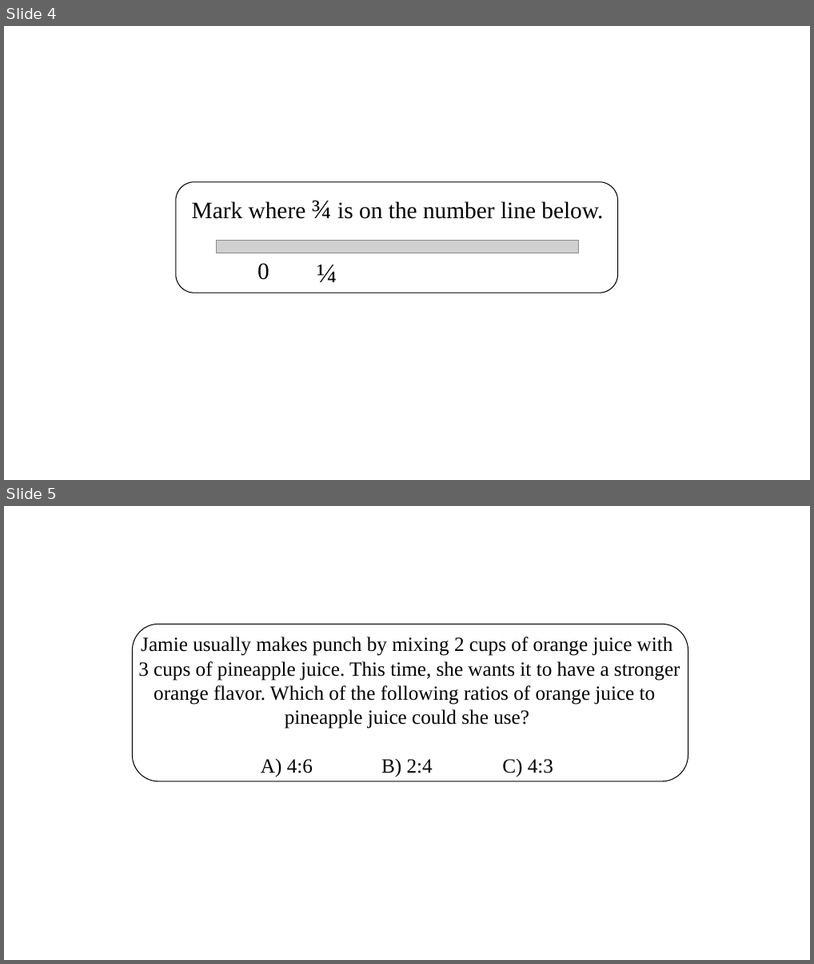
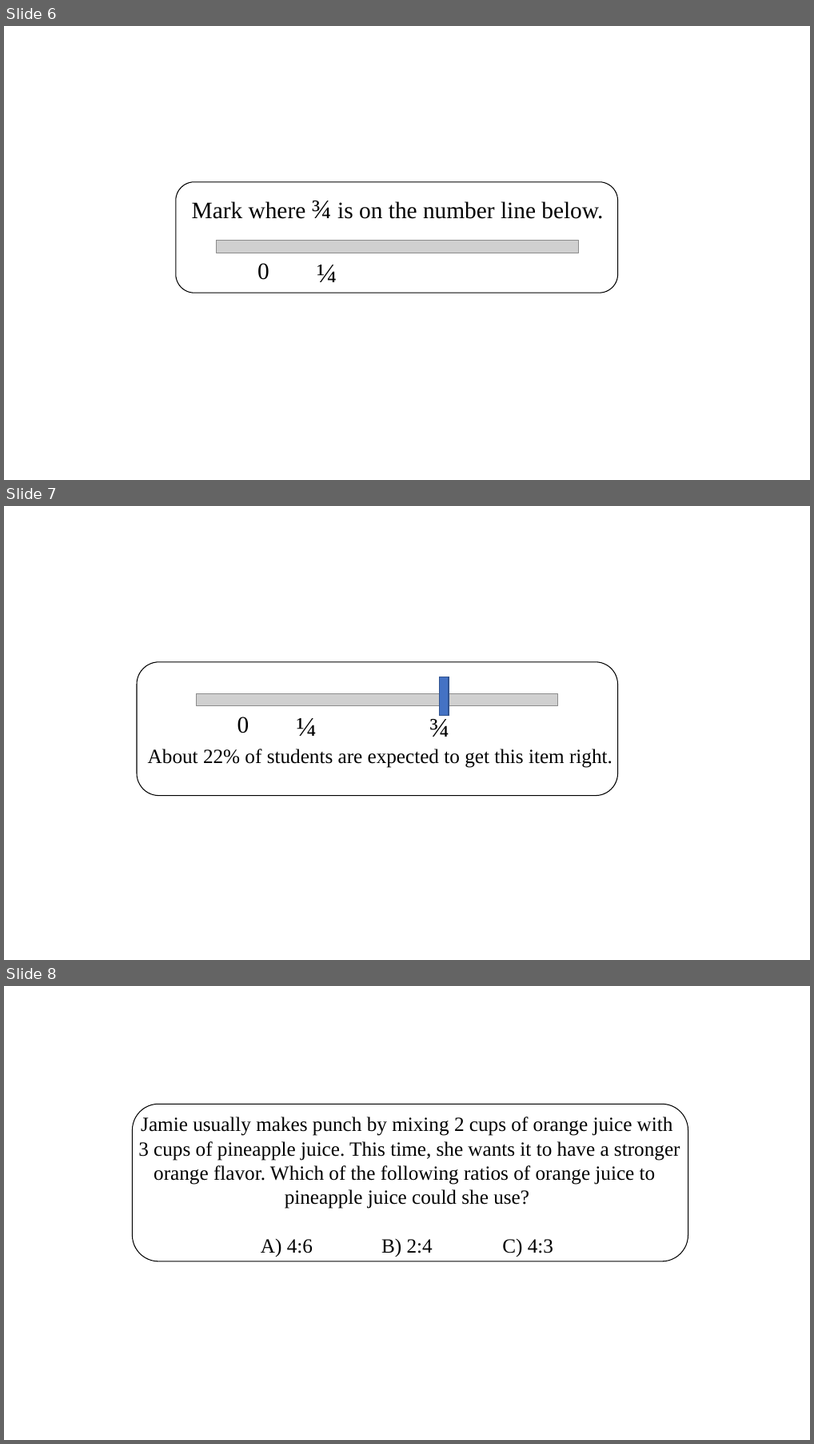
Before and after one commit to REMCU/crg-prototype, a slide deck: src/images/Frac LP Images.pptx. Shown one above the other, each under a label of ours: slides 4 and 5 before the commit, slides 6, 7 and 8 after it. The pictures are 814x964 and 814x1444 pixels, drawn with LibreOffice and Linux fonts; fonts in the diff are those of the drawing; grey boxes stand for pictures. Boxes give left, top, right and bottom in pixels: in the first picture for what was removed or moved away, otherwise in the second. Text is boxed around its words. In the diff, an @@ line names an element or a change of style, - is before the commit and + after.

```diff
--- a/src/images/Frac LP Images.pptx
+++ b/src/images/Frac LP Images.pptx
@@ slide 7 added at bbox=[4, 506, 810, 960], background #FFFFFF @@
@@ rounded rectangle added at bbox=[137, 662, 618, 796], outline #000000 1 pt @@
@@ picture added at bbox=[196, 693, 558, 706] @@
@@ rectangle added at bbox=[440, 676, 450, 716], fill #4472C4, outline #325491 1 pt @@
@@ text added at bbox=[238, 716, 250, 733], 28 pt, text #000000 @@
+0
@@ text added at bbox=[297, 718, 317, 736], 32 pt, text #000000 @@
+¼
@@ text added at bbox=[430, 719, 450, 736], 32 pt, text #000000 @@
+¾
@@ text added at bbox=[148, 748, 613, 768], 24 pt, text #000000 @@
+About 22% of students are expected to get this item right.
@@ what was slide 4 is now slide 6 @@
@@ what was slide 5 is now slide 8 @@
```
Also in this commit, not shown: 3 other slides added, 1 slide removed, 11 other files.
